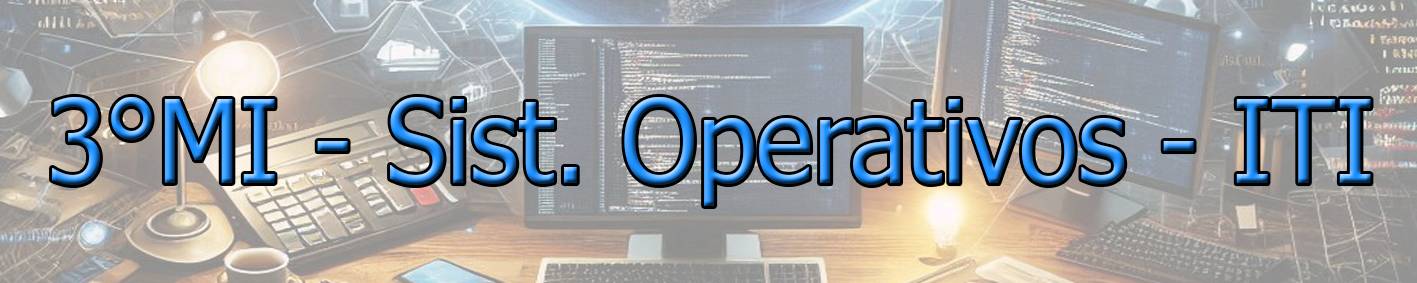
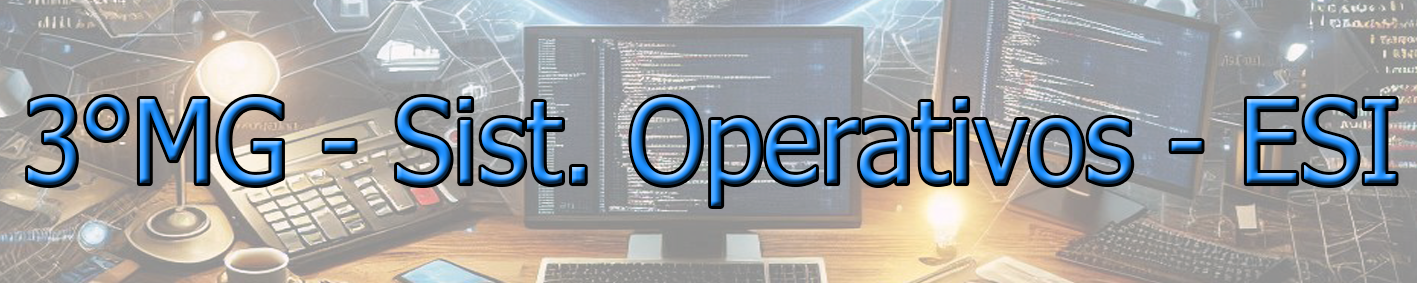
Comparing the layer stacks of the two (1417, 283) images. Changes:
renamed "3°MI - Sist. Operativos - ITI" to "3°MG - Sist. Operativos - ESI", painted on it over [28, 97, 1396, 206]